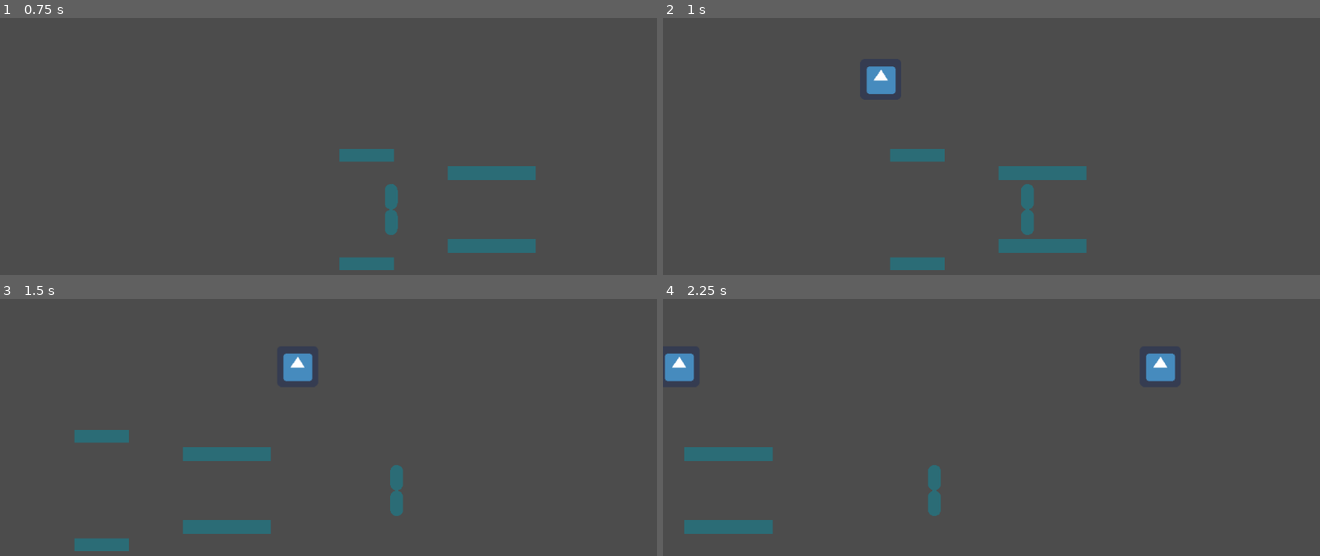
Above: before the commit, frames 1-4 (two rows, left to right).
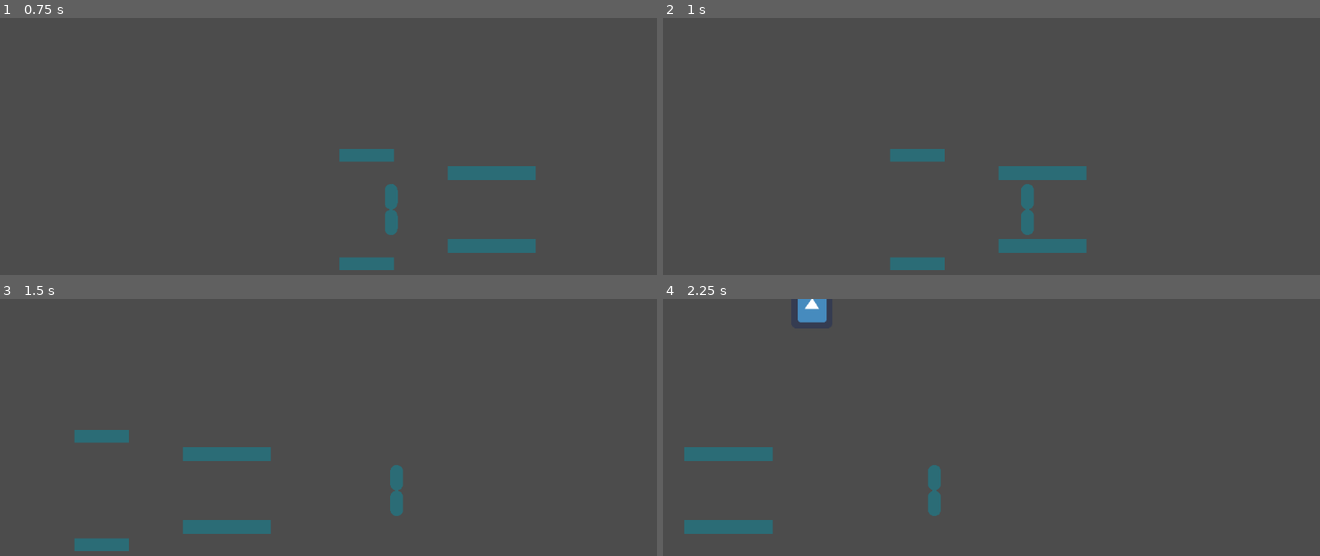
Above: after the commit, the same moments.

Repository: Notebooked/Reflection-prototype
Game: Godot game, scene res://Main.tscn
Same seed, same stepped clock (60 frames per second), same inputs: the game is played once before the commit and once after it. The engine's default icon, where the game draws it, is replaced by a stand-in: a white triangle on a blue panel in a dark square.
Inputs:
- Up to frame 1 (0.75 s): hold D (right) from 0.53 s (still down); tap Shift (dash) at 0.6 s
- Up to frame 2 (1 s): keep holding D (right); tap Space (jump) at 0.77 s
- Up to frame 3 (1.5 s): keep holding D (right); tap Shift (dash) at 1.35 s
- Up to frame 4 (2.25 s): tap Space (jump) at 1.52 s; release D (right) at 2.03 s; hold A (left) from 2.03 s (still down); tap Shift (dash) at 2.1 s

Frame 1 is identical in both runs. In frame 2, 0.5% of the frame differs, in the area x 31-36%, y 18-30%; in frame 3, 0.5%; in frame 4, 1.4%, in the area x 0-78%, y 0-33%.

Commit message:
kill yourself kill yourself kill yourself

Diff:
--- a/Main.tscn
+++ b/Main.tscn
@@ -22,6 +22,3 @@
 scale = Vector2( 6.86862, 1.11793 )
 
 [node name="BulletSpawner" parent="." instance=ExtResource( 6 )]
-position = Vector2( 543, 92 )
-
-[node name="Timer" type="Timer" parent="BulletSpawner"]
